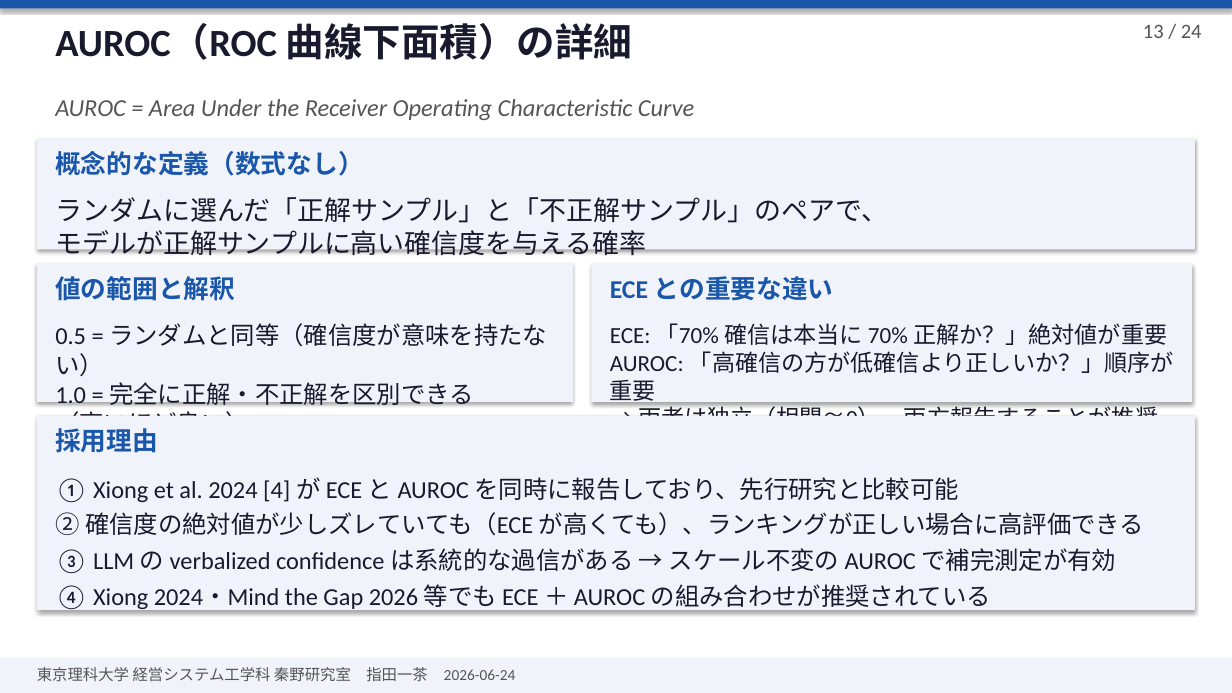
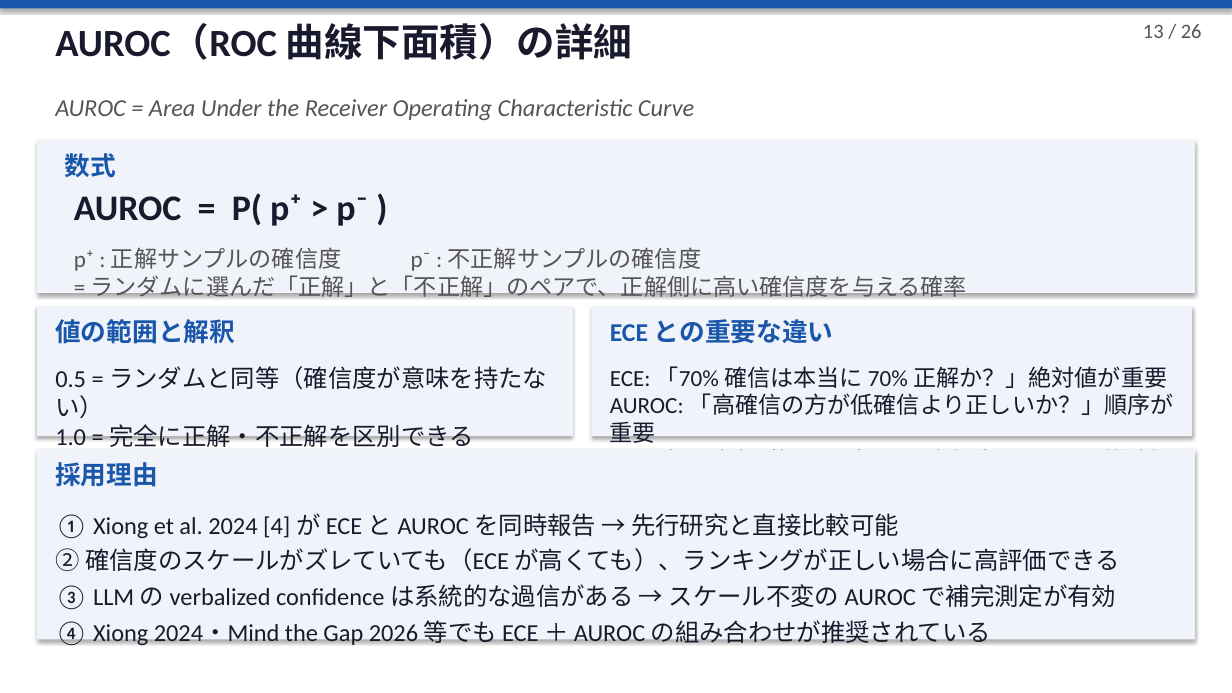
Before and after one commit to issa311sas-hub/test, a slide deck: slide 13 of research/presentations/2026-06-24-seminar-slides.pptx. Drawn at 1232x693 pixels with LibreOffice and Linux fonts; fonts in the diff are those of the drawing. Boxes give left, top, right and bottom in pixels: in the first picture for what was removed or moved away, otherwise in the second. Text is boxed around its words. In the diff, an @@ line names an element or a change of style, - is before the commit and + after.

```diff
--- a/research/presentations/2026-06-24-seminar-slides.pptx
+++ b/research/presentations/2026-06-24-seminar-slides.pptx
@@ text at [1143, 24, 1202, 38]: text changed @@
-13 / 24
+13 / 26
@@ rectangle: place and size @@
-rectangle at [37, 139, 1195, 250]
+rectangle at [37, 140, 1195, 293]
@@ text removed at [55, 151, 364, 176] @@
-概念的な定義（数式なし）
@@ text added at [65, 153, 116, 178], 20 pt, text #1A56AA, bold @@
+数式
@@ text added at [74, 193, 368, 226], 28 pt, text #1A1A2E, bold @@
+AUROC = P( p⁺ > p⁻ )
@@ text at [74, 247, 966, 297]: text changed; size 21 to 18 pt; text colour #1A1A2E to #555555 @@
-ランダムに選んだ「正解サンプル」と「不正解サンプル」のペアで、
-モデルが正解サンプルに高い確信度を与える確率
+p⁺ : 正解サンプルの確信度 p⁻ : 不正解サンプルの確信度
+= ランダムに選んだ「正解」と「不正解」のペアで、正解側に高い確信度を与える確率
@@ rectangle: place and size @@
-rectangle at [37, 263, 573, 402]
+rectangle at [37, 307, 573, 436]
@@ text "値の範囲と解釈": place and size @@
-text "値の範囲と解釈" at [55, 276, 235, 301]
+text "値の範囲と解釈" at [55, 319, 235, 344]
@@ rectangle: place and size @@
-rectangle at [592, 263, 1192, 402]
+rectangle at [592, 307, 1192, 436]
@@ text "ECE との重要な違い": place and size @@
-text "ECE との重要な違い" at [610, 276, 834, 301]
+text "ECE との重要な違い" at [610, 319, 834, 344]
@@ text "0.5 = ランダムと同等（確信度が意味を持たない） 1.0 = ...": place and size @@
-text "0.5 = ランダムと同等（確信度が意味を持たない） 1.0 = ..." at [55, 323, 547, 438]
+text "0.5 = ランダムと同等（確信度が意味を持たない） 1.0 = ..." at [55, 366, 547, 481]
@@ text "ECE: 「70% 確信は本当に 70% 正解か？」絶対値が重要 ..." rewrapped from [610, 323, 1174, 416] to [610, 366, 1174, 450] @@
@@ rectangle: place and size @@
-rectangle at [37, 416, 1195, 610]
+rectangle at [37, 450, 1195, 640]
@@ text "採用理由": place and size @@
-text "採用理由" at [55, 428, 158, 453]
+text "採用理由" at [55, 462, 158, 487]
@@ text "① Xiong et al. 2024 ...": place and size @@
-text "① Xiong et al. 2024 ..." at [55, 477, 1144, 611]
+text "① Xiong et al. 2024 ..." at [55, 513, 1119, 646]
@@ text at [55, 513, 1119, 571]: text changed @@
-① Xiong et al. 2024 [4] が ECE と AUROC を同時に報告しており、先行研究と比較可能
-② 確信度の絶対値が少しズレていても（ECE が高くても）、ランキングが正しい場合に高評価できる
+① Xiong et al. 2024 [4] が ECE と AUROC を同時報告 → 先行研究と直接比較可能
+② 確信度のスケールがズレていても（ECE が高くても）、ランキングが正しい場合に高評価できる
@@ rectangle removed at [0, 658, 1232, 693] @@
@@ text removed at [37, 667, 516, 682] @@
-東京理科大学 経営システム工学科 秦野研究室 指田一茶 2026-06-24
```
Also in this commit, not shown: 22 other slides changed, 2 slides added, 1 other file.
